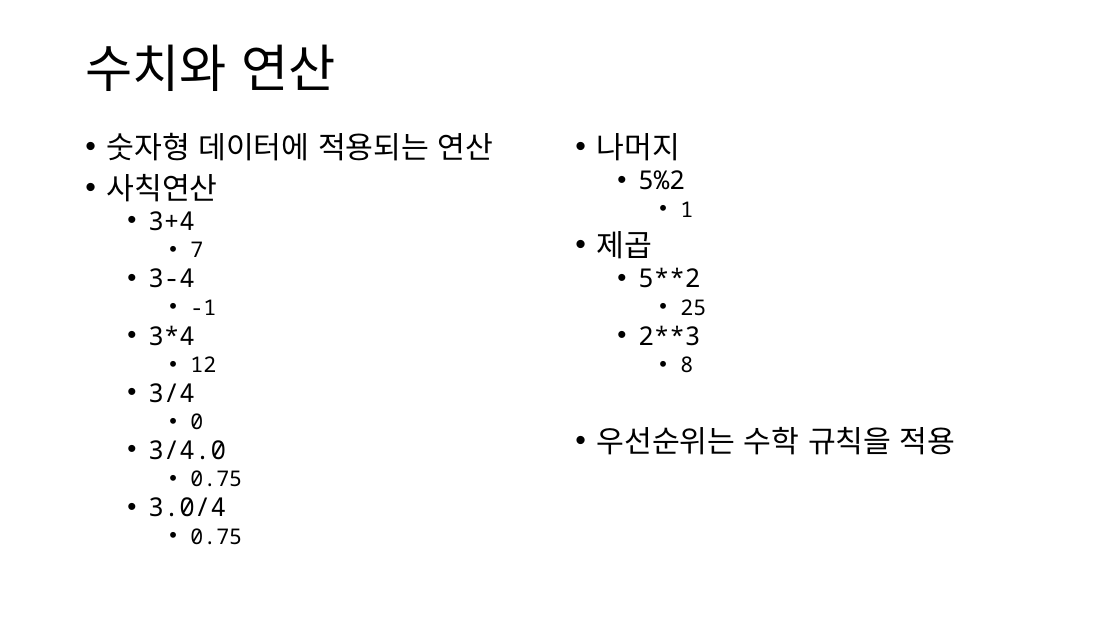
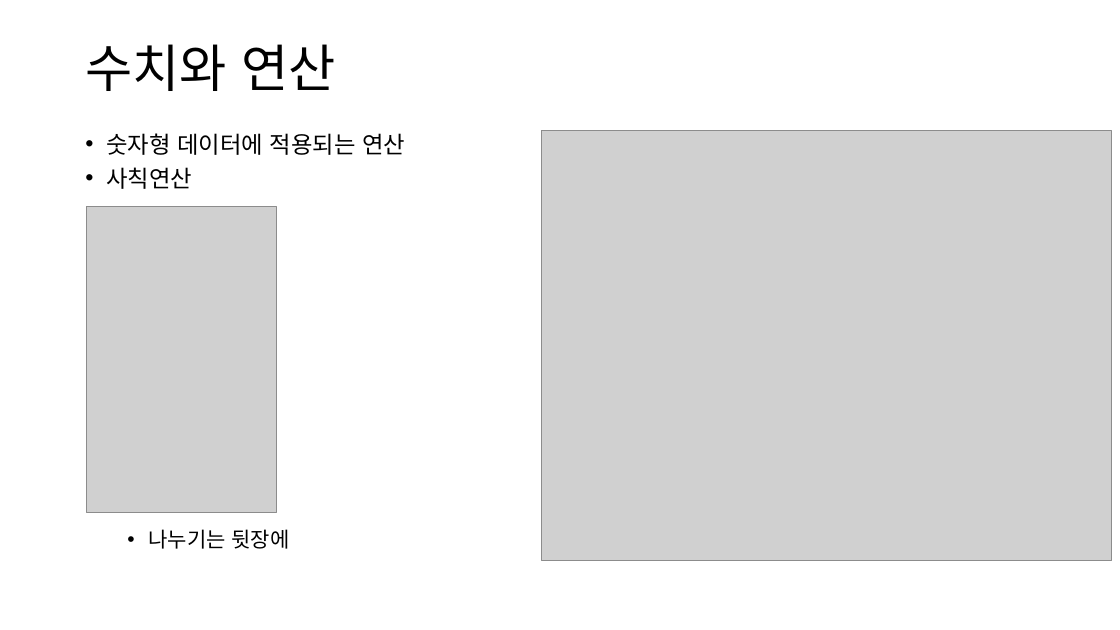
Before and after one commit to ksublee/SPuP, a slide deck: slide 4 of ppt/Python_2_기본.pptx. Drawn at 1120x630 pixels with LibreOffice and Linux fonts; fonts in the diff are those of the drawing; grey boxes stand for pictures. Boxes give left, top, right and bottom in pixels: in the first picture for what was removed or moved away, otherwise in the second. Text is boxed around its words. In the diff, an @@ line names an element or a change of style, - is before the commit and + after.

```diff
--- a/ppt/Python_2_기본.pptx
+++ b/ppt/Python_2_기본.pptx
@@ text at bbox=[106, 133, 405, 189]: size 25.9 to 20 pt in "숫자형 데이터에 적용되는 연산", "사칙연산" @@
@@ picture added at bbox=[542, 131, 1112, 561] @@
@@ text removed at bbox=[596, 133, 956, 455] @@
-• 나머지
-  • 5%2
-    • 1
-• 제곱
-  • 5**2
-    • 25
-  • 2**3
-    • 8
-• 우선순위는 수학 규칙을 적용
@@ picture added at bbox=[87, 207, 276, 513] @@
@@ text at bbox=[148, 529, 290, 549]: text changed; size 22.2 to 18 pt @@
-  • 3+4
-    • 7
-  • 3-4
-    • -1
-  • 3*4
-    • 12
-  • 3/4
-    • 0
-  • 3/4.0
-    • 0.75
-  • 3.0/4
-    • 0.75
+  • 나누기는 뒷장에
```
Also in this commit, not shown: 8 other slides changed, 3 slides added, 2 slides removed, 1 other file.
